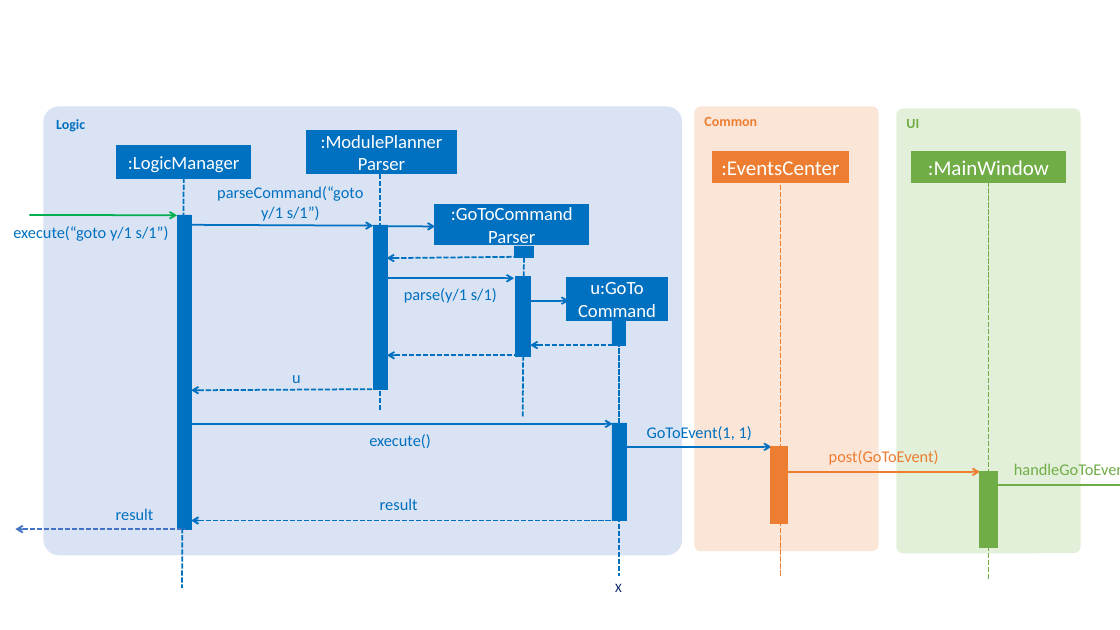
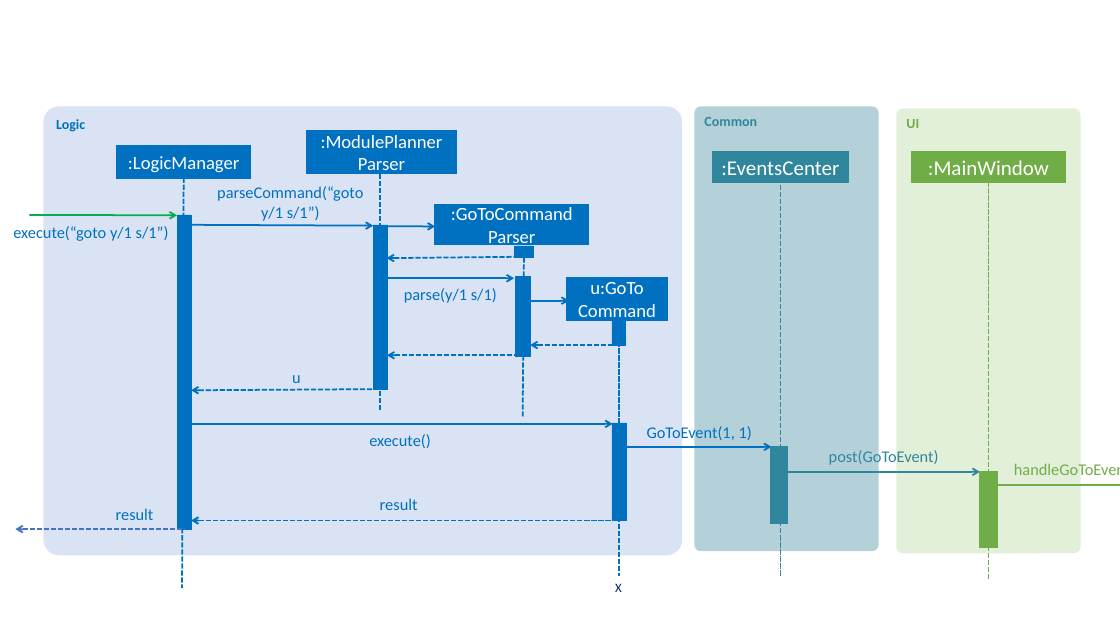
Before and after one commit to rongjiecomputer/main, a slide deck: slide 1 of docs/diagrams/GoToSequenceDiagram.pptx. Drawn at 1120x630 pixels with LibreOffice and Linux fonts; fonts in the diff are those of the drawing. Boxes give left, top, right and bottom in pixels: in the first picture for what was removed or moved away, otherwise in the second. Text is boxed around its words. In the diff, an @@ line names an element or a change of style, - is before the commit and + after.

```diff
--- a/docs/diagrams/GoToSequenceDiagram.pptx
+++ b/docs/diagrams/GoToSequenceDiagram.pptx
@@ rounded rectangle "Common" at <box>695,107,879,552</box>: text colour #ED7D31 to #30869C; fill #FBE5D6 to #B4D1D9 @@
@@ rectangle ":EventsCenter" at <box>712,151,849,181</box>: fill #ED7D31 to #30869C; outline #ED7D31 1 pt to #30869C 1 pt @@
@@ line (781, 178) - (781, 576): stroke #ED7D31 1.5 pt dashed to #30869C 1.5 pt dashed @@
@@ rectangle at <box>771,447,788,523</box>: fill #ED7D31 to #30869C; outline #ED7D31 1 pt to #30869C 1 pt @@
@@ text "post(GoToEvent)" at <box>829,449,939,467</box>: text colour #ED7D31 to #30869C @@
@@ arrow (788, 472) - (981, 472): stroke #ED7D31 1.5 pt to #30869C 1.5 pt @@
```
Also in this commit, not shown: 20 other files.
